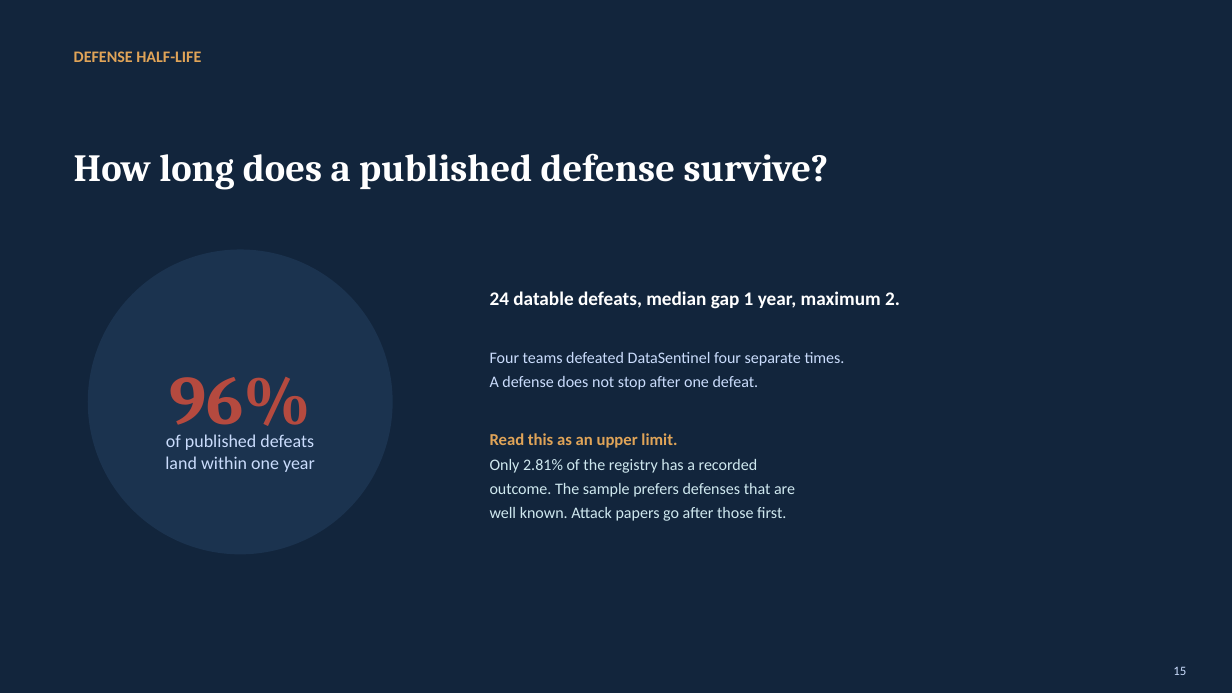
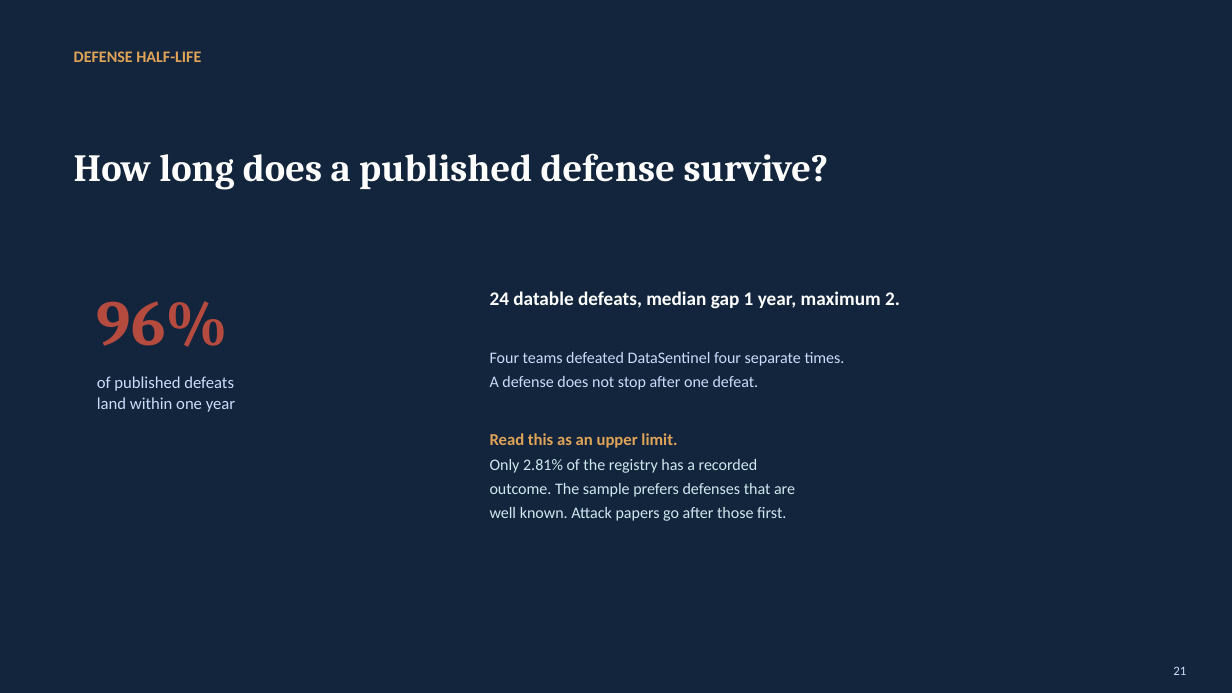
Before and after one commit to Nyamtulla/context_poison, a slide deck: slide 21 of context_sok_results_presentation.pptx (slide 15 before the commit). Drawn at 1232x693 pixels with LibreOffice and Linux fonts; fonts in the diff are those of the drawing. Boxes give left, top, right and bottom in pixels: in the first picture for what was removed or moved away, otherwise in the second. Text is boxed around its words. In the diff, an @@ line names an element or a change of style, - is before the commit and + after.

```diff
--- a/context_sok_results_presentation.pptx
+++ b/context_sok_results_presentation.pptx
@@ ellipse removed at (88, 250, 393, 555) @@
@@ text "96%": place and size @@
-text "96%" at (169, 377, 311, 439)
+text "96%" at (97, 301, 228, 347)
@@ text "96%" at (97, 301, 228, 347): size 54 to 50 pt; alignment centre to left @@
@@ text "of published defeats": place and size @@
-text "of published defeats" at (165, 434, 315, 472)
+text "of published defeats" at (97, 376, 235, 412)
@@ text "of published defeats" at (97, 376, 235, 412): size 14 to 13 pt; alignment centre to left @@
@@ text at (1173, 666, 1186, 675): text changed @@
-15
+21
```
Also in this commit, not shown: 24 other slides changed, 7 slides added, 2 other files.
